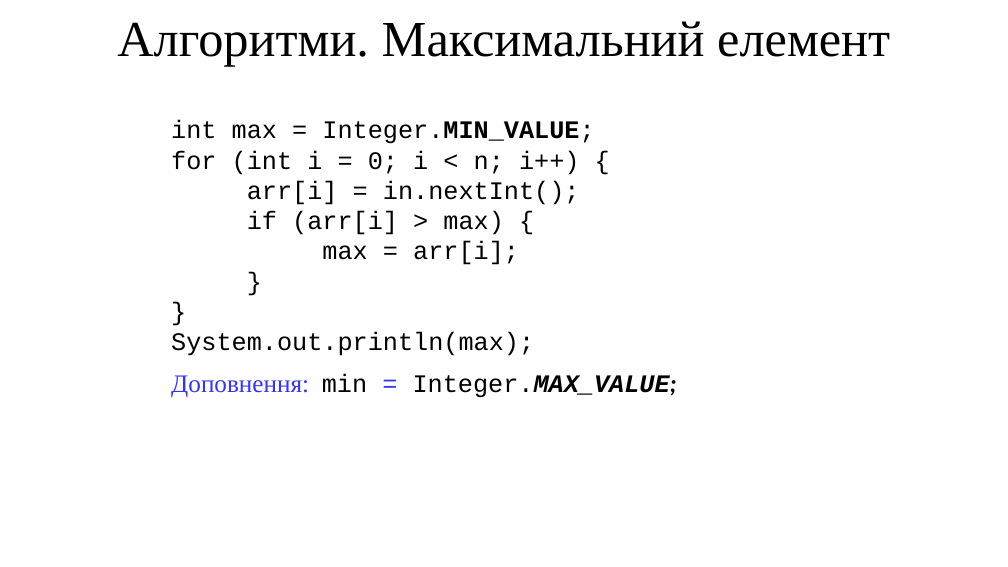
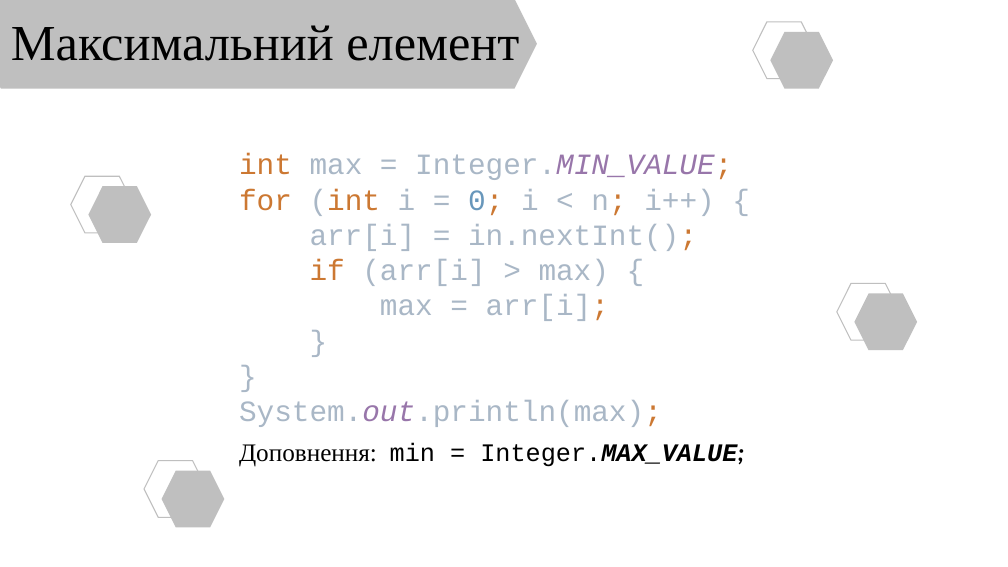
Before and after one commit to arg3ntuum/JavaCourse, a slide deck: slide 12 of Java Урок 7 Масиви.pptx (slide 13 before the commit). Drawn at 1008x567 pixels with LibreOffice and Linux fonts; fonts in the diff are those of the drawing. Boxes give left, top, right and bottom in pixels: in the first picture for what was removed or moved away, otherwise in the second. Text is boxed around its words. In the diff, an @@ line names an element or a change of style, - is before the commit and + after.

```diff
--- a/Java Урок 7 Масиви.pptx
+++ b/Java Урок 7 Масиви.pptx
@@ hexagon added at (0,0,538,89), fill #BFBFBF @@
@@ text at (11,25,519,61): text changed @@
-Алгоритми. Максимальний елемент
+Максимальний елемент
@@ hexagon added at (753,22,816,79), outline #BFBFBF 1 pt @@
@@ hexagon added at (771,32,833,88), fill #BFBFBF @@
@@ text "int max = Integer.MIN_VALUE; for ..." at (239,153,732,427): vertical alignment top to middle @@
@@ hexagon added at (71,176,134,233), outline #BFBFBF 1 pt @@
@@ text at (239,153,732,427): text changed; size 24 to 28 pt; text colour #000000 to #A9B7C6 @@
-int max = Integer.MIN_VALUE;
-for (int i = 0; i < n; i++) {
-arr[i] = in.nextInt();
-if (arr[i] > max) {
-max = arr[i];
-}
-}
-System.out.println(max);
+int max = Integer.MIN_VALUE;
+for (int i = 0; i < n; i++) {
+arr[i] = in.nextInt();
+if (arr[i] > max) {
+max = arr[i];
+}
+}
+System.out.println(max);
@@ hexagon added at (88,186,151,243), fill #BFBFBF @@
@@ hexagon added at (837,284,900,340), outline #BFBFBF 1 pt @@
@@ hexagon added at (854,293,917,350), fill #BFBFBF @@
@@ text "Доповнення: min = Integer.MAX_VALUE;": place and size @@
-text "Доповнення: min = Integer.MAX_VALUE;" at (171,373,677,398)
+text "Доповнення: min = Integer.MAX_VALUE;" at (239,443,744,467)
@@ text "Доповнення: min = Integer.MAX_VALUE;" at (239,443,744,467): text colour #3333FF to #000000 in "Доповнення: =" @@
@@ hexagon added at (144,461,207,517), outline #BFBFBF 1 pt @@
@@ hexagon added at (162,471,225,528), fill #BFBFBF @@
```
Also in this commit, not shown: 17 other slides changed, 3 slides added, 5 slides removed, 1 other file.
